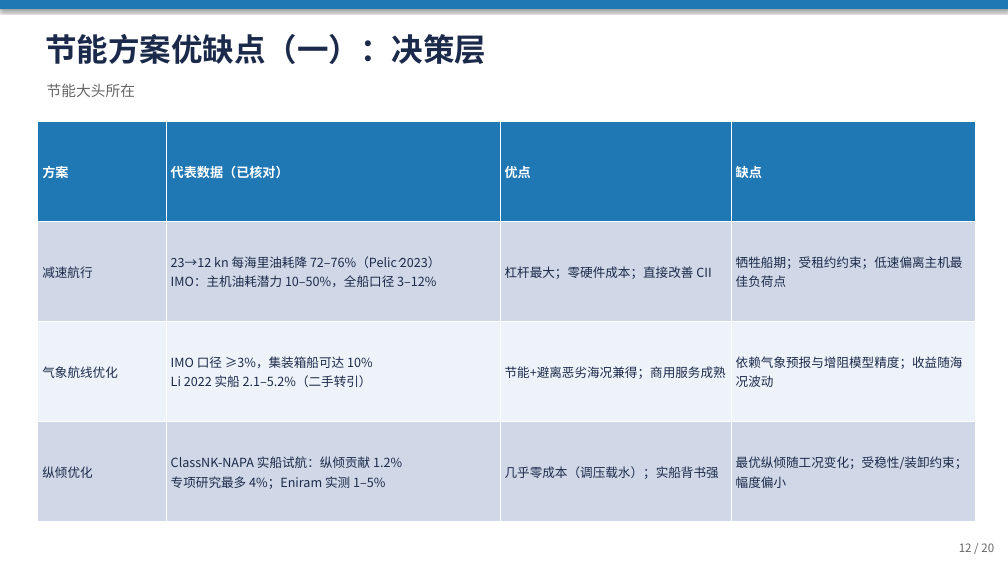
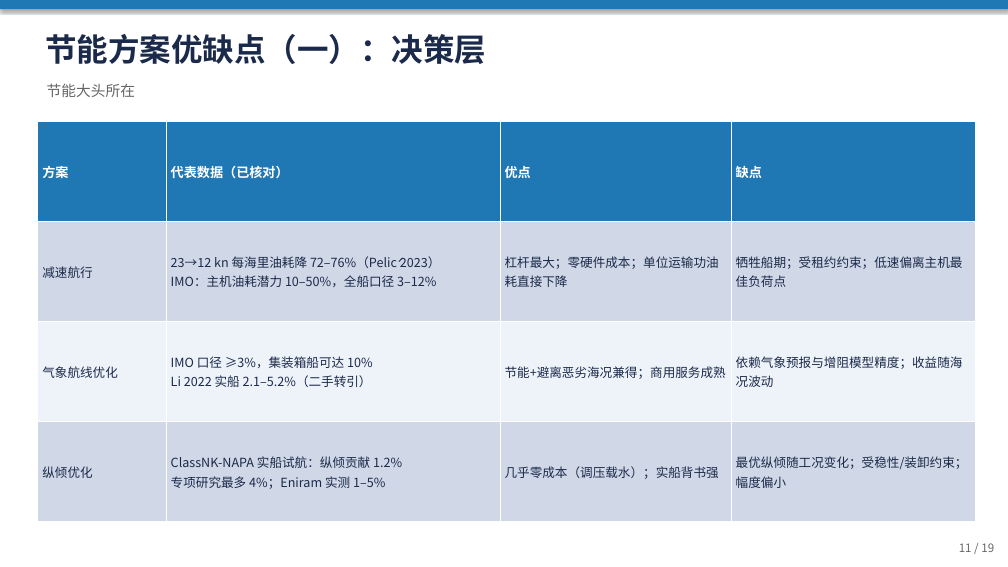
Before and after one commit to jimaka/auto_rudder, a slide deck: slide 11 of docs/ship_energy_research/船舶控制与节能算法调研汇报.pptx (slide 12 before the commit). Drawn at 1008x567 pixels with LibreOffice and Linux fonts; fonts in the diff are those of the drawing. Boxes give left, top, right and bottom in pixels: in the first picture for what was removed or moved away, otherwise in the second. Text is boxed around its words. In the diff, an @@ line names an element or a change of style, - is before the commit and + after.

```diff
--- a/docs/ship_energy_research/船舶控制与节能算法调研汇报.pptx
+++ b/docs/ship_energy_research/船舶控制与节能算法调研汇报.pptx
@@ table at (38, 121, 976, 522) @@
-row 2, column 3: 杠杆最大；零硬件成本；直接改善 CII
+row 2, column 3: 杠杆最大；零硬件成本；单位运输功油耗直接下降
@@ text at (959, 543, 994, 552): text changed @@
-12 / 20
+11 / 19
```
Also in this commit, not shown: 16 other slides changed, 1 slide removed, 2 other files.
